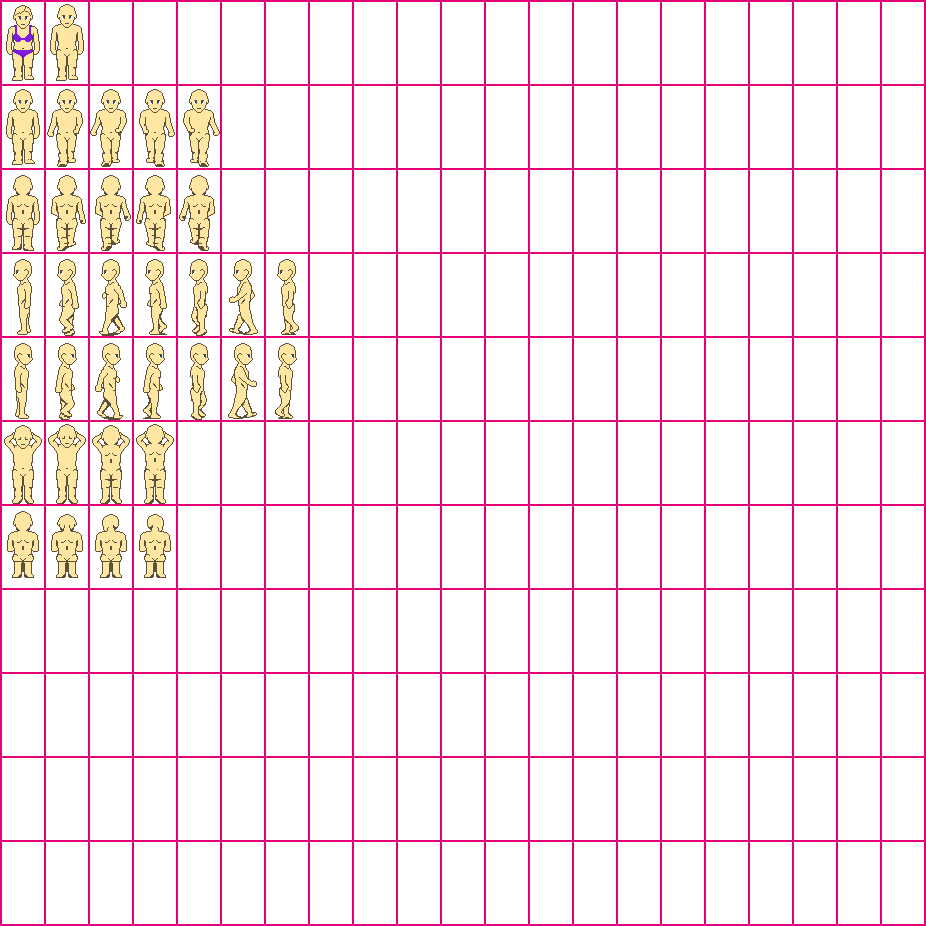
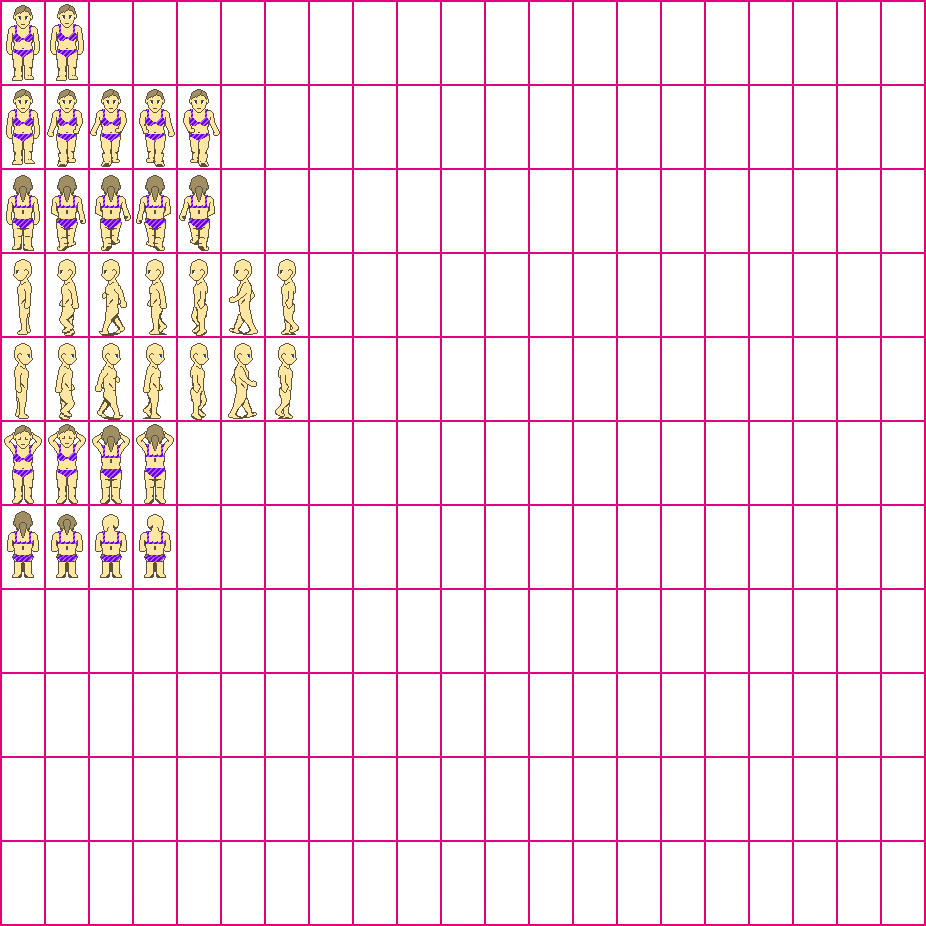
Before/after of a 926 × 926 layered artwork. What changed in the layer stack:
added layer "Idle 1 - Clothes" in group "Idle" over [57, 5, 77, 58]
moved "Idle 1" above "Idle 0 - Clothes" over [57, 5, 77, 58]
renamed "Layer 1" to "Idle 0 - Clothes", opacity 87% → 100%, painted on it over [13, 6, 33, 58]
added layer "Walk south 4 - Clothes copy 4" in group "Walk south" over [190, 90, 209, 142]
added layer "Walk south 3 - Clothes copy 3" in group "Walk south" over [146, 90, 165, 142]
added layer "Walk south 2 - Clothes copy 2" in group "Walk south" over [101, 90, 120, 142]
added layer "Walk south 1 - Clothes copy" in group "Walk south" over [57, 90, 76, 142]
added layer "Walk south 0 - Clothes" in group "Walk south" over [13, 90, 33, 142]
added layer "Walk north 4 - Clothes copy 3" in group "Walk north" over [189, 176, 209, 229]
added layer "Walk north 3 - Clothes copy 2" in group "Walk north" over [145, 176, 165, 229]
added layer "Walk north 2 - Clothes copy" in group "Walk north" over [101, 176, 121, 229]
added layer "Walk north 1 - Clothes" in group "Walk north" over [57, 176, 77, 229]
added layer "Walk north 0 - Clothes" in group "Walk north" over [13, 176, 33, 229]
added layer "On chair back 1 - Clothes copy 5" in group "In chair" over [145, 425, 165, 478]
added layer "On chair back 0 - Clothes copy 4" in group "In chair" over [101, 426, 121, 479]
added layer "On chair front 1 - Clothes" in group "In chair" over [57, 425, 77, 478]
added layer "On chair front 0 - Clothes" in group "In chair" over [13, 426, 33, 478]
added layer "At Snackbar 3 - Clothes copy 8" in group "At snackbar" over [145, 531, 165, 562]
painted on "At Snackbar 3" over [144, 540, 166, 562]
added layer "At Snackbar 2 - Clothes copy 7" in group "At snackbar" over [101, 531, 121, 562]
added layer "At Snackbar 1 - Clothes copy 6" in group "At snackbar" over [57, 515, 77, 562]
added layer "At Snackbar 0 - Clothes copy 5" in group "At snackbar" over [13, 512, 33, 562]
…and 5 more changes (5 painted)
